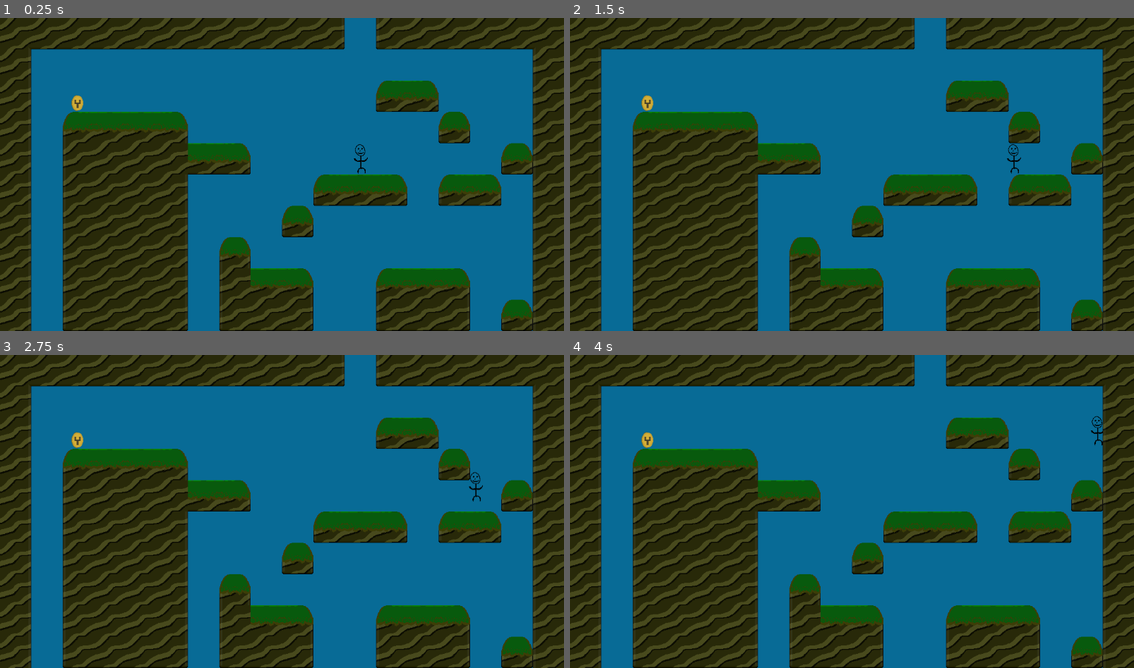
Above: before the commit, frames 1-4 (two rows, left to right).
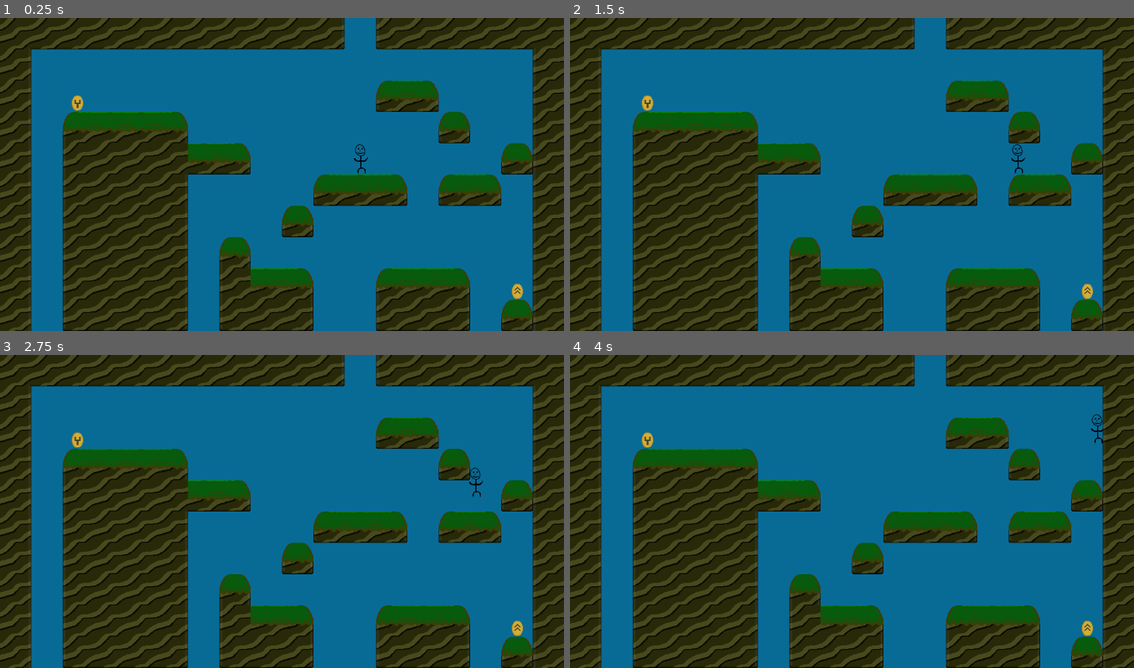
Above: after the commit, the same moments.

Repository: ephreal/RetroactiveRadiocarbons
Game: Godot game, scene res://Assets/demos/demo1/Demo1.tscn
Two runs of this game, one before a commit and one after it. Both use one fixed random seed, a clock stepped at 60 frames per second and the inputs below. The project has no main scene, so this scene is started directly.
Inputs:
- Up to frame 1 (0.25 s): no input
- Up to frame 2 (1.5 s): tap Enter at 0.5 s; hold Right (ui_right) from 0.53 s (still down); tap Space (jump) at 0.6, 0.77, 1.07, 1.35 s
- Up to frame 3 (2.75 s): tap Space (jump) at 1.52, 1.82, 2.1 s; release Right (ui_right) at 2.03 s; hold Left (ui_left) from 2.03 s (still down)
- Up to frame 4 (4 s): release Left (ui_left) at 2.78 s; hold Right (ui_right) from 2.78 s (still down); tap Space (jump) at 2.85, 3.02, 3.32, 3.6, 3.77 s

The runs differ from the first frame. In frame 1, less than 0.1% of the frame differs, in the area x 90-93%, y 84-90%; in frame 2, 0.2%; in frame 3, 0.2%, in the area x 83-93%, y 35-90%; in frame 4, 0.2%.

Commit message:
Adds double jump

Diff:
--- a/Assets/demos/demo1/Demo1.tscn
+++ b/Assets/demos/demo1/Demo1.tscn
@@ -1,10 +1,11 @@
-[gd_scene load_steps=9 format=3 uid="uid://c523l52541v7f"]
+[gd_scene load_steps=10 format=3 uid="uid://c523l52541v7f"]
 
 [ext_resource type="Script" path="res://Assets/demos/demo1/Demo1.gd" id="1_jgopy"]
 [ext_resource type="PackedScene" uid="uid://c3in8uta8xsie" path="res://Assets/player/player.tscn" id="2_bqfnd"]
 [ext_resource type="PackedScene" uid="uid://c226r2qamwmnj" path="res://Assets/tilesets/platforms.tscn" id="3_snsn1"]
 [ext_resource type="Texture2D" uid="uid://dce5ssgw3x6mf" path="res://Assets/tilesets/Grassy Hills.png" id="4_7c454"]
 [ext_resource type="PackedScene" uid="uid://ccob3moyyatgu" path="res://Assets/sprites/powerups/grip powerup/Grip Powerup.tscn" id="5_q80iy"]
+[ext_resource type="PackedScene" uid="uid://dmsig8iiuvy6g" path="res://Assets/sprites/powerups/jump powerup/Jump Powerup.tscn" id="6_broxu"]
 
 [sub_resource type="PhysicsMaterial" id="PhysicsMaterial_d47sg"]
 
@@ -180,3 +181,6 @@
 
 [node name="Grip Powerup" parent="." instance=ExtResource("5_q80iy")]
 position = Vector2(158, 174)
+
+[node name="Jump Powerup" parent="." instance=ExtResource("6_broxu")]
+position = Vector2(1057, 559)
--- a/Assets/player/player.gd
+++ b/Assets/player/player.gd
@@ -2,6 +2,7 @@
 var WALK_SPEED = 250
 var JUMP_SPEED = 300
 var JUMP_FRAMES = 5
+var DOUBLE_JUMPED = false
 
 # Called when the node enters the scene tree for the first time.
 func _ready():
@@ -27,7 +28,9 @@
 
 func check_jumping():
 	if self.can_jump() and Input.is_action_just_pressed("jump"):
-		velocity.y -= self.JUMP_SPEED
+		velocity.y = -1 * self.JUMP_SPEED
+		if not (self.is_on_ceiling() and self.is_on_floor()) and self.JUMP_FRAMES <= 0:
+			self.DOUBLE_JUMPED = true
 	elif (Input.is_action_just_pressed("jump") or Input.is_action_just_pressed("ui_down")) and self.is_on_ceiling():
 		velocity.y += self.JUMP_SPEED / 2
 	elif self.is_on_ceiling() and Player.powers["ceiling_grip"]:
@@ -39,9 +42,16 @@
 func can_jump():
 	if self.is_on_floor():
 		self.JUMP_FRAMES = 5
+		self.DOUBLE_JUMPED = false
 		return true
+
+	if Player.powers['double_jump'] and not self.is_on_floor() and self.JUMP_FRAMES <= 0:
+		if not self.DOUBLE_JUMPED:
+			return true
 
 	self.JUMP_FRAMES -= 1
 
 	if self.JUMP_FRAMES > 0:
 		return true
+
+	return false
--- /dev/null
+++ b/Assets/sprites/powerups/jump powerup/Jump Powerup.gd
@@ -0,0 +1,19 @@
+extends Area2D
+
+
+# Called when the node enters the scene tree for the first time.
+func _ready():
+	pass # Replace with function body.
+
+
+# Called every frame. 'delta' is the elapsed time since the previous frame.
+func _process(delta):
+	pass
+
+
+func _on_body_entered(body):
+	# Adds the ceiling grip power to the player
+	# Removes the coin from the game.
+	Audio.play_sfx("Pickup Coin.ogg")
+	Player.add_power("double_jump")
+	self.queue_free()
--- /dev/null
+++ b/Assets/sprites/powerups/jump powerup/Jump Powerup.tscn
@@ -0,0 +1,19 @@
+[gd_scene load_steps=4 format=3 uid="uid://dmsig8iiuvy6g"]
+
+[ext_resource type="Script" path="res://Assets/sprites/powerups/jump powerup/Jump Powerup.gd" id="1_npxp5"]
+[ext_resource type="Texture2D" uid="uid://dmfuwt18bmnqy" path="res://Assets/images/powerups/jump_powerup.png" id="2_0gwnd"]
+
+[sub_resource type="CapsuleShape2D" id="CapsuleShape2D_cx2m6"]
+radius = 11.0
+height = 32.0
+
+[node name="Jump Powerup" type="Area2D"]
+script = ExtResource("1_npxp5")
+
+[node name="Sprite2D" type="Sprite2D" parent="."]
+texture = ExtResource("2_0gwnd")
+
+[node name="CollisionShape2D" type="CollisionShape2D" parent="."]
+shape = SubResource("CapsuleShape2D_cx2m6")
+
+[connection signal="body_entered" from="." to="." method="_on_body_entered"]
Binary file added: Assets/images/powerups/jump_powerup.png
Not shown, added: Assets/images/powerups/jump_powerup.png.import
